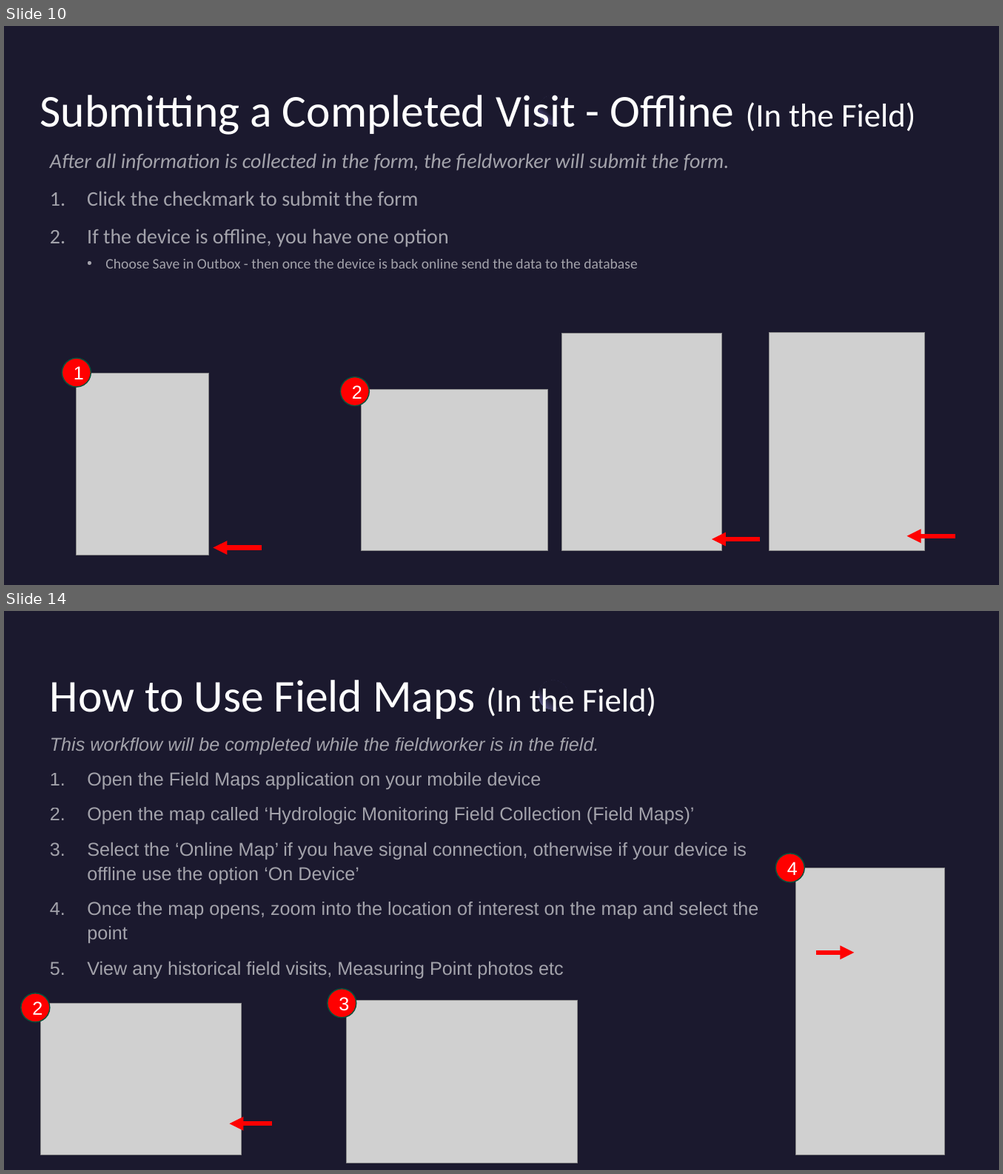
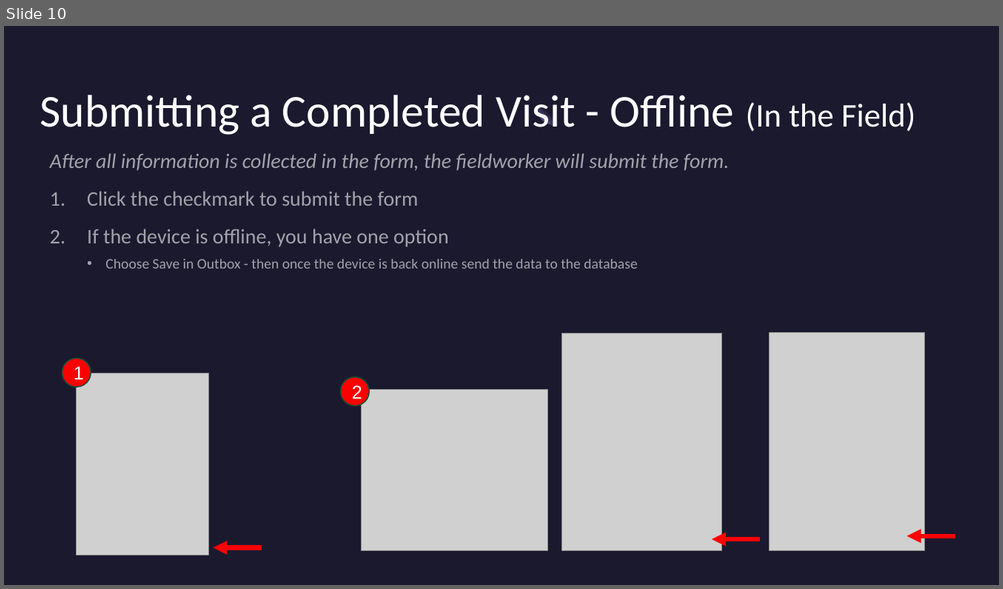
Before and after one commit to NWFWMD-IT/Hydrologic-Monitoring-Project, a slide deck: documents/user_guides/Hydrologic-Monitoring-Project-Fieldwork-Instructions.pptx. Shown one above the other, each under a label of ours: slides 10 and 14 before the commit, slide 10 after it; the slides between them are not shown. The pictures are 1003x1174 and 1003x589 pixels, drawn with LibreOffice and Linux fonts; fonts in the diff are those of the drawing; grey boxes stand for pictures. Boxes give left, top, right and bottom in pixels: in the first picture for what was removed or moved away, otherwise in the second. Text is boxed around its words. In the diff, an @@ line names an element or a change of style, - is before the commit and + after.

Commit message:
Removed the Field Maps section

```diff
--- a/documents/user_guides/Hydrologic-Monitoring-Project-Fieldwork-Instructions.pptx
+++ b/documents/user_guides/Hydrologic-Monitoring-Project-Fieldwork-Instructions.pptx
@@ slide 14 removed at (4,611,999,1170), background #1B192E; not listed: 1 template element that a slide beside it also shows @@
@@ title removed at (50,680,656,719) @@
-How to Use Field Maps (In the Field)
@@ text removed at (50,738,758,979) @@
-This workflow will be completed while the fieldworker is in the field.
-1. Open the Field Maps application on your mobile device
-2. Open the map called ‘Hydrologic Monitoring Field Collection (Field Maps)’
-3. Select the ‘Online Map’ if you have signal connection, otherwise if your device is offline use the option ‘On Device’
-4. Once the map opens, zoom into the location of interest on the map and select the point
-5. View any historical field visits, Measuring Point photos etc
@@ ellipse removed at (776,854,805,883) @@
-4
@@ picture removed at (796,869,944,1156) @@
@@ arrow removed from (816, 953) to (854, 953) @@
@@ ellipse removed at (21,994,51,1023) @@
-2
@@ picture removed at (41,1003,242,1155) @@
@@ ellipse removed at (327,989,356,1019) @@
-3
@@ picture removed at (347,1000,578,1163) @@
@@ arrow removed from (272, 1125) to (229, 1125) @@
```
Also in this commit, not shown: 3 other slides removed.
